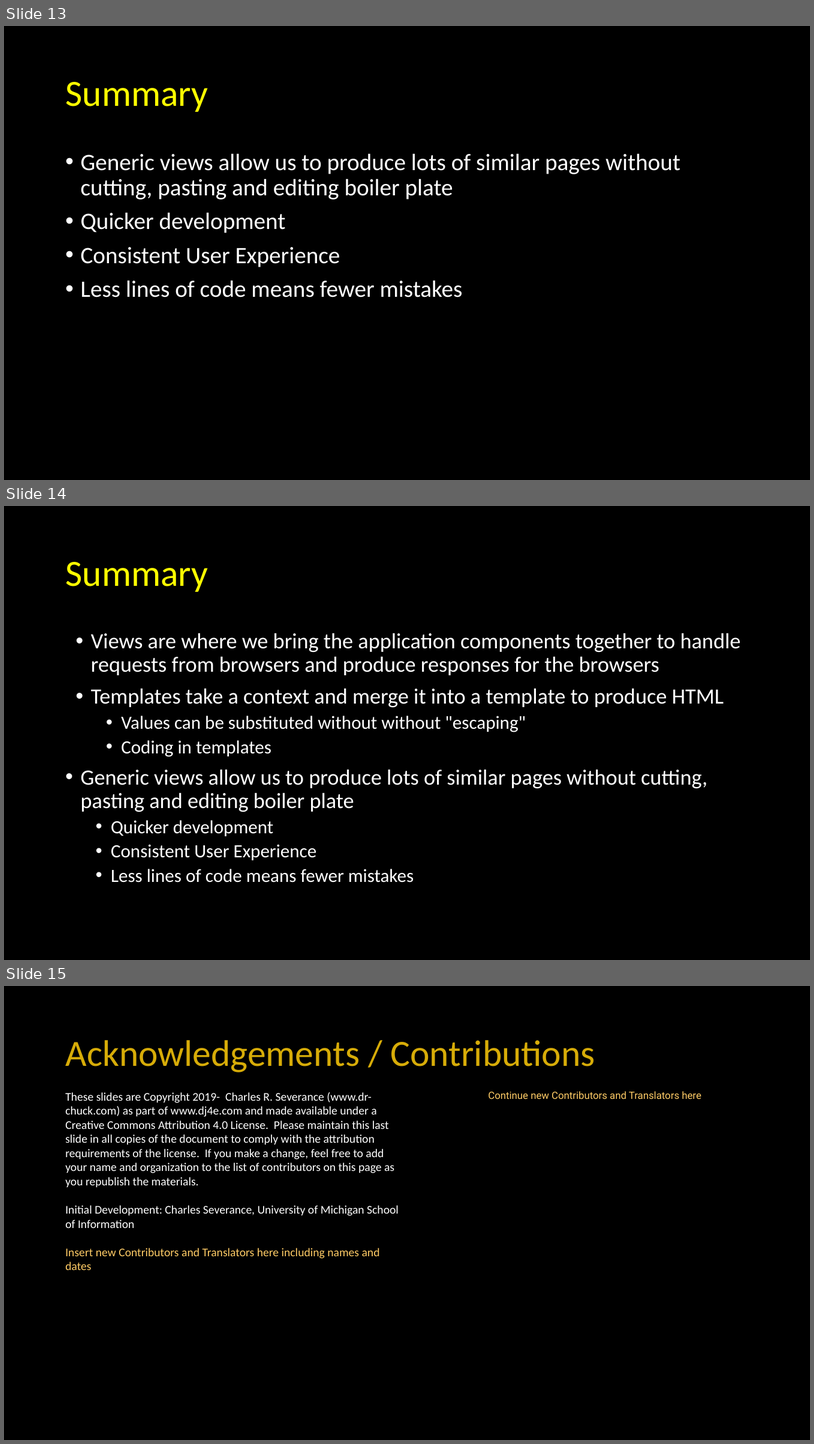
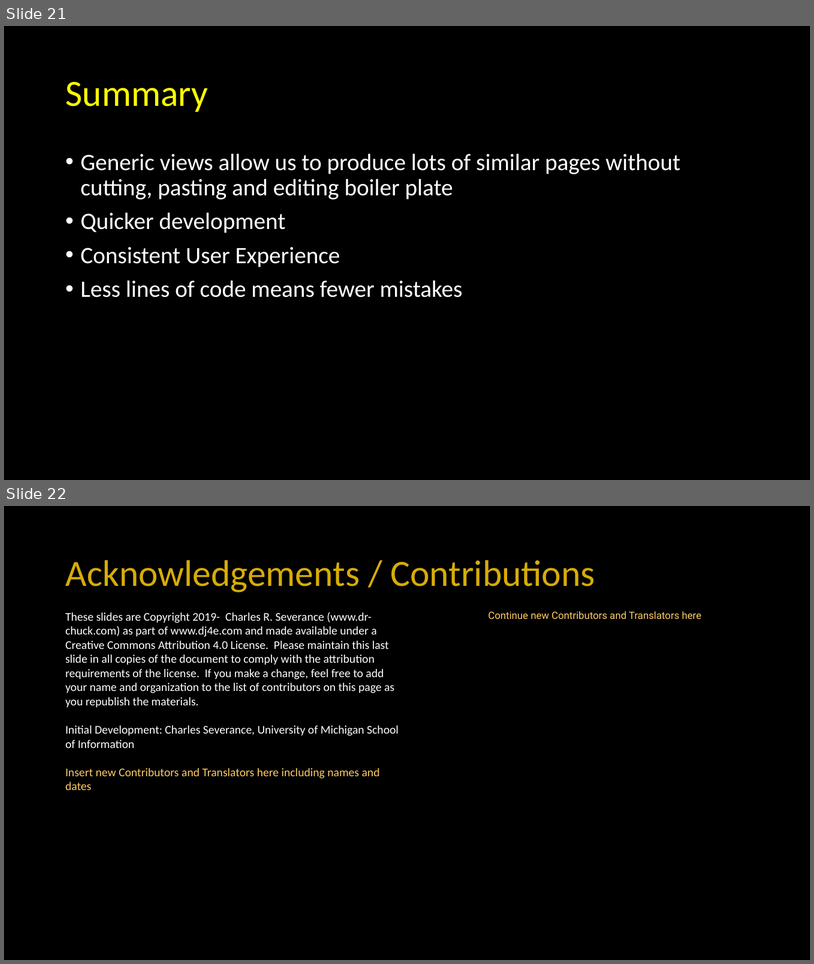
Before and after one commit to csev/dj4e, a slide deck: lectures/DJ-07-Views-Generic.pptx. Shown one above the other, each under a label of ours: slides 13, 14 and 15 before the commit, slides 21 and 22 after it. The pictures are 814x1444 and 814x964 pixels, drawn with LibreOffice and Linux fonts; fonts in the diff are those of the drawing. Boxes give left, top, right and bottom in pixels: in the first picture for what was removed or moved away, otherwise in the second. Text is boxed around its words. In the diff, an @@ line names an element or a change of style, - is before the commit and + after.

```diff
--- a/lectures/DJ-07-Views-Generic.pptx
+++ b/lectures/DJ-07-Views-Generic.pptx
@@ slide 14 removed at box(4, 506, 810, 960), background #000000 @@
@@ title removed at box(65, 562, 208, 592) @@
-Summary
@@ text removed at box(81, 633, 741, 882) @@
-• Views are where we bring the application components together to handle requests from browsers and produce responses for the browsers
-• Templates take a context and merge it into a template to produce HTML
-  • Values can be substituted without without "escaping"
-  • Coding in templates
-• Generic views allow us to produce lots of similar pages without cutting, pasting and editing boiler plate
-  • Quicker development
-  • Consistent User Experience
-  • Less lines of code means fewer mistakes
@@ what was slide 13 is now slide 21 @@
@@ what was slide 15 is now slide 22 @@
```
Also in this commit, not shown: 5 slides changed, 8 slides added, 1 other slide removed, 2 other files.
